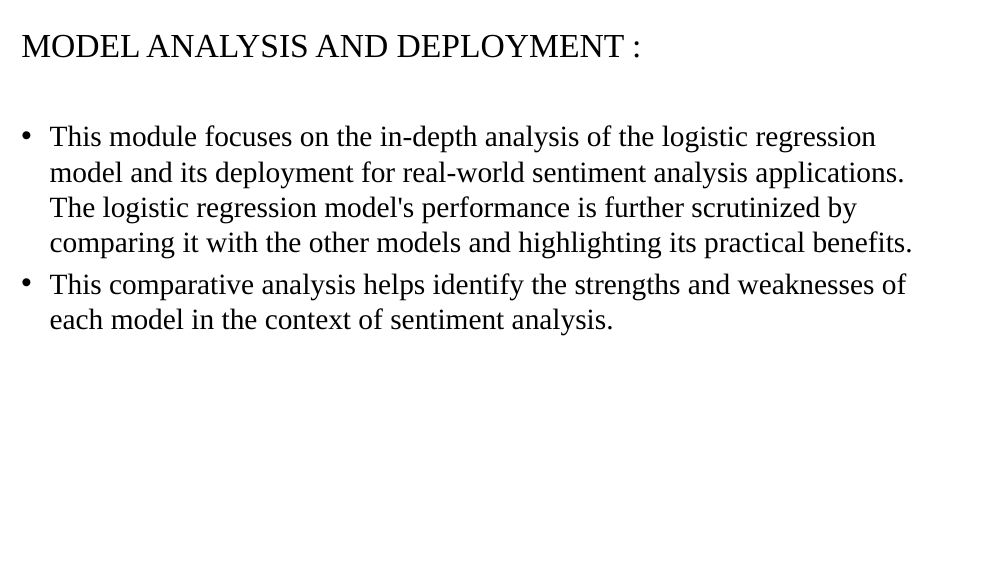
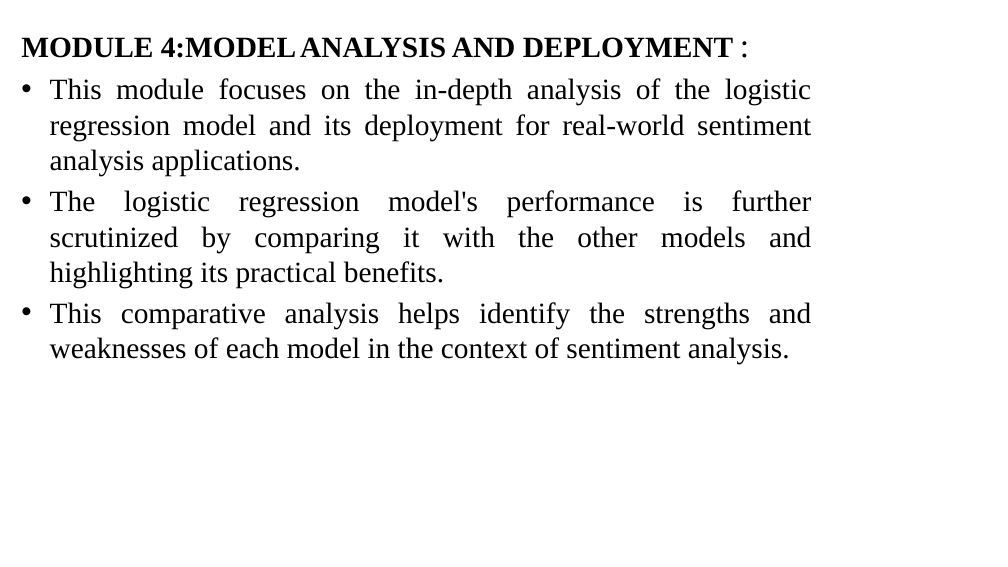
Before and after one commit to jes1326/Jeswanth_Puducherry_Tecnological_University, a slide deck: slide 17 of coappsinternship.pptx. Drawn at 1008x567 pixels with LibreOffice and Linux fonts; fonts in the diff are those of the drawing; background and template pictures are left out. Boxes give left, top, right and bottom in pixels: in the first picture for what was removed or moved away, otherwise in the second. Text is boxed around its words. In the diff, an @@ line names an element or a change of style, - is before the commit and + after.

```diff
--- a/coappsinternship.pptx
+++ b/coappsinternship.pptx
@@ text at [21,37,812,288]: text changed @@
-MODEL ANALYSIS AND DEPLOYMENT :
-• This module focuses on the in-depth analysis of the logistic regression model and its deployment for real-world sentiment analysis applications. The logistic regression model's performance is further scrutinized by comparing it with the other models and highlighting its practical benefits.
+MODULE 4:MODEL ANALYSIS AND DEPLOYMENT :
+• This module focuses on the in-depth analysis of the logistic regression model and its deployment for real-world sentiment analysis applications.
+• The logistic regression model's performance is further scrutinized by comparing it with the other models and highlighting its practical benefits.
@@ text at [50,302,811,365]: alignment left to justified @@
```
Also in this commit, not shown: 17 other slides changed.
